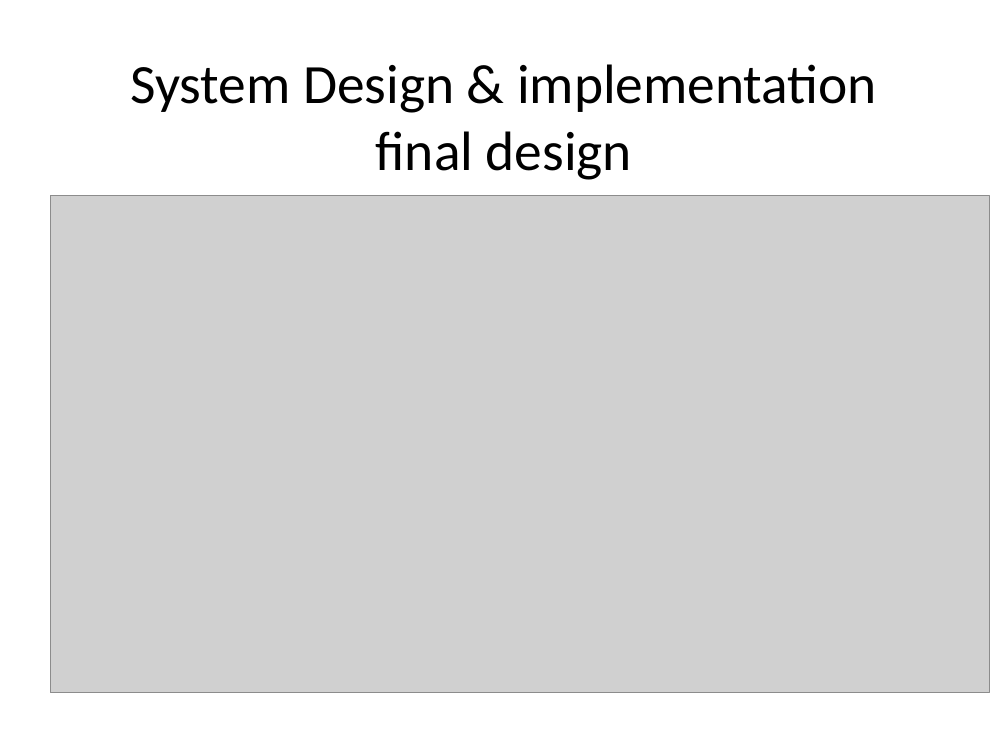
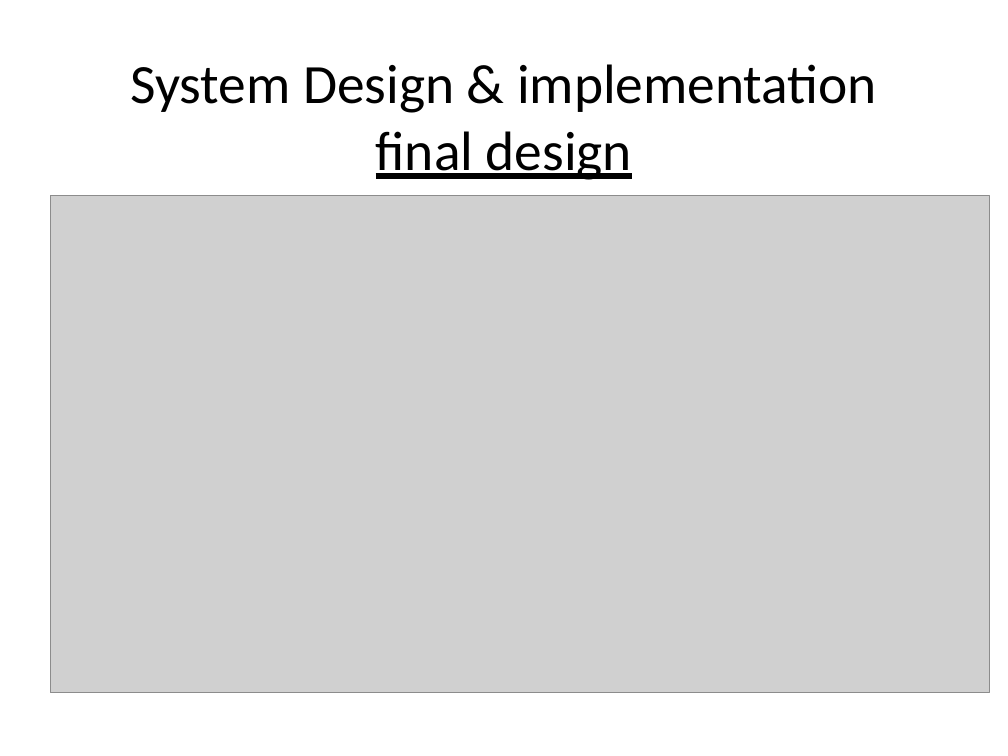
Before and after one commit to yarneo/cryptography-nir-itay-yarden, a slide deck: slide 3 of Cryptography Project - meeting2.pptx (slide 2 before the commit). Drawn at 1008x756 pixels with LibreOffice and Linux fonts; fonts in the diff are those of the drawing; grey boxes stand for pictures. Boxes give left, top, right and bottom in pixels: in the first picture for what was removed or moved away, otherwise in the second. Text is boxed around its words. In the diff, an @@ line names an element or a change of style, - is before the commit and + after.

```diff
--- a/Cryptography Project - meeting2.pptx
+++ b/Cryptography Project - meeting2.pptx
@@ title "System Design & implementation final ..." at bbox=[130, 64, 877, 180]: underline on in "final design" @@
```
Also in this commit, not shown: 3 other slides changed, 1 slide added, 1 slide removed.
